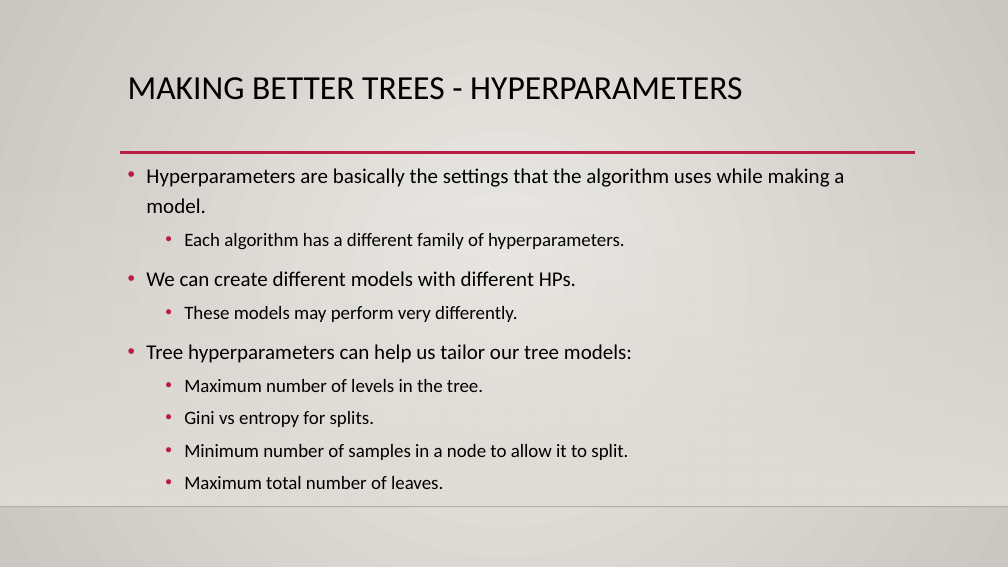
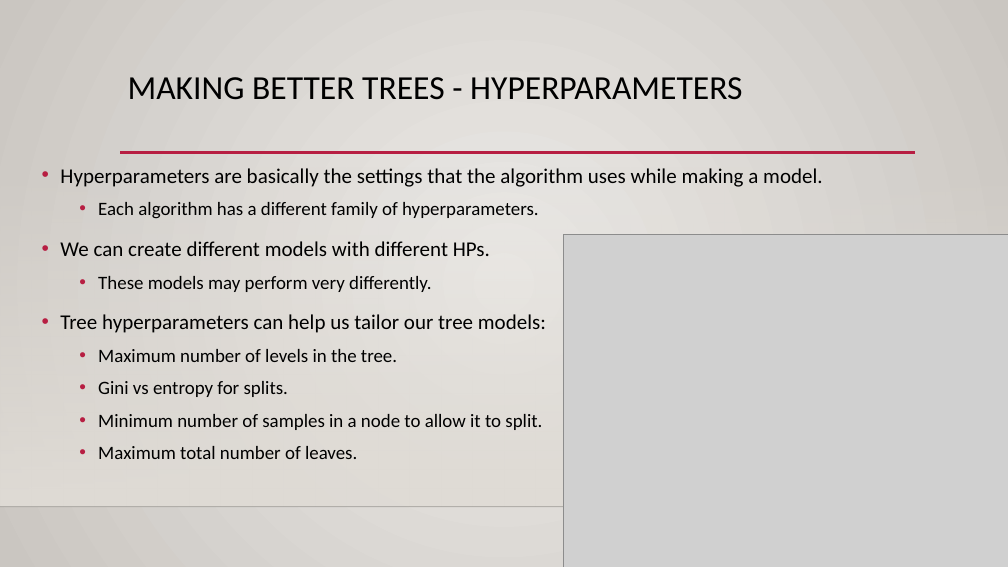
Before and after one commit to AkeemSemper/ML_for_Non_DS_Students, a slide deck: slide 21 of course_resources/slides/Used/019_Trees_over_under.pptx. Drawn at 1008x567 pixels with LibreOffice and Linux fonts; fonts in the diff are those of the drawing; grey boxes stand for pictures; background and template pictures are left out. Boxes give left, top, right and bottom in pixels: in the first picture for what was removed or moved away, otherwise in the second. Text is boxed around its words. In the diff, an @@ line names an element or a change of style, - is before the commit and + after.

```diff
--- a/course_resources/slides/Used/019_Trees_over_under.pptx
+++ b/course_resources/slides/Used/019_Trees_over_under.pptx
@@ text "Hyperparameters are basically the settings ..." rewrapped from bbox=[146, 168, 844, 489] to bbox=[60, 168, 823, 459] @@
@@ picture added at bbox=[564, 234, 1008, 567] @@
```
Also in this commit, not shown: 2 other slides changed, 1 slide added, 1 slide removed, 1 other file.
